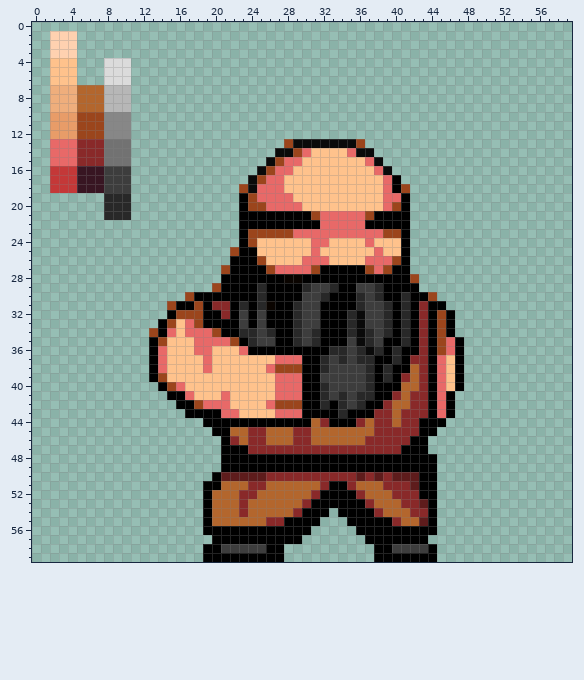
Pixel-art sprite: src/main/resources/oae/dwarf/5.png. The picture above is the old version.
The file is 60x60 pixels. Colours within 5 levels of each other are drawn and written as one.
Now the later version:
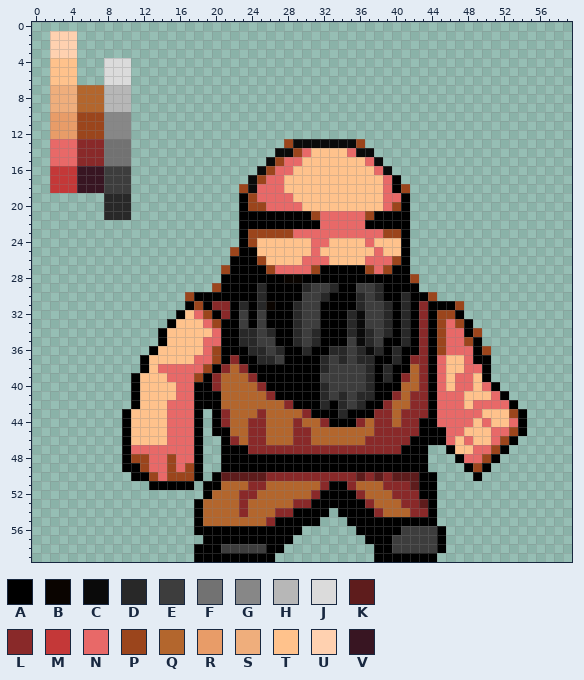
Palette (. is transparent): A #000000  B #0a0400  C #0a0a0a  D #282828  E #3d3d3d  F #727272  G #878787  H #b7b7b7  J #dbdbdb  K #5e1c1c  L #892929  M #c43838  N #e86968  P #9b451c  Q #b3662d  R #e89c68  S #efae7c  T #ffc28c  U #ffd1b0  V #381522
The exact change:
Changed rows in their new state; - is an unchanged pixel.
first column x 10:
31 -----..-----------------------------AP-------
32 -----.ATNP--------------------------PA-------
33 ----.A-TTNP-------------------------NPA------
34 ---.-T-TTTN-------------------------NNAP-----
35 ---.A---T--AAD-----------------------NPA-----
36 ----T---T-PAAADDED--D----------------NNAP----
37 --ATT---N-PALAADDEAA-----------------TNAA----
38 --AT-NNNNPALQLAAAAAA-----------------TNNA----
39 -ATTTNNNPALQQQLAAAAA-----------------NNTA----
40 -ATTTT-NAALQQQQLAAAA-----------------NNTNA---
41 -ATTTTN-AAAQQQQQLAAA----------------NNTTTNA--
42 -ATTTNNNAAAQQQQQQQLA----------------NNTNNNNA-
43 ATTTTNNN-.-LQQQLQQQQL---------------NNNNTTTPA
44 ATTTTNNNA.-LQQLLQQQLQ--------------NNNNTNTTNA
45 ATTTTNNNA--------------------------ANNTTTNNPA
46 ATTTTNNNA-------------------------AANTNTTNPA-
47 ANNNNNNNA---------------------------ATTNNPA--
48 APPNNPNNA-------------------------.--ANNPA---
49 AAPNNPNPA-------------------------.---APA----
50 -AAPNPPPA------------------------------A-----
51 ---AAAAA-------------------------------------
53 --------AQ---------L-------------------------
54 --------AQ-------LLA-------------------------
55 --------AQ-------A------------AAAA-----------
56 --------A-----------.----------EEEEA---------
57 ---------A---------.----------EEEEEA---------
58 --------A-------------------------EA---------
59 --------A--------.---------------------------
Pixel boxes of the changes (left, top, right, bottom) in both pictures:
changed: (122, 301, 311, 562)
changed: (428, 301, 527, 481)
changed: (392, 517, 446, 553)
